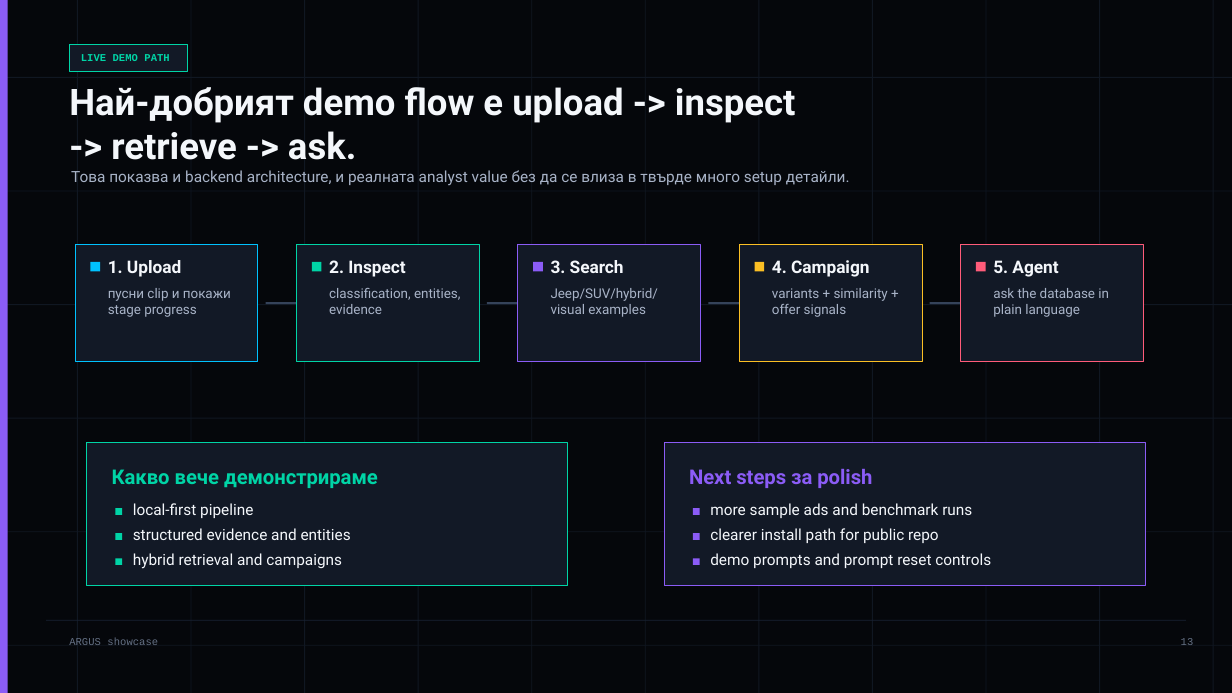
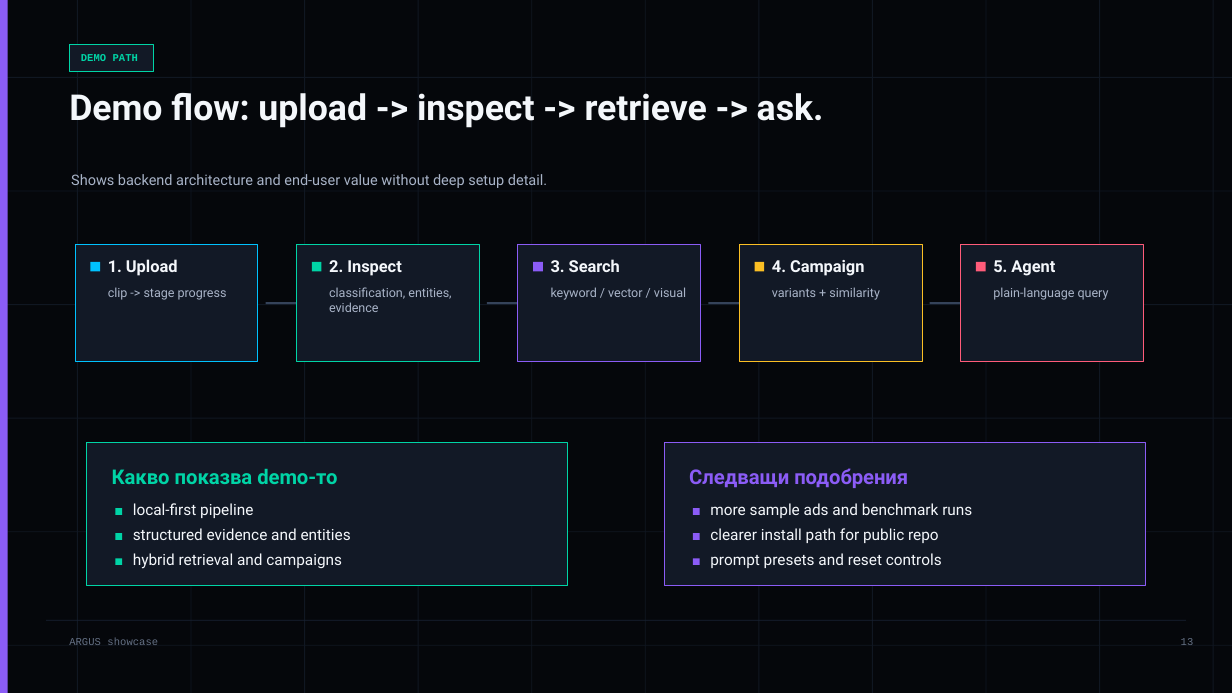
Before and after one commit to LordLoras/ARGUS_vlm, a slide deck: slide 13 of output/argus-showcase-bg.pptx. Drawn at 1232x693 pixels with LibreOffice and Linux fonts; fonts in the diff are those of the drawing. Boxes give left, top, right and bottom in pixels: in the first picture for what was removed or moved away, otherwise in the second. Text is boxed around its words. In the diff, an @@ line names an element or a change of style, - is before the commit and + after.

```diff
--- a/output/argus-showcase-bg.pptx
+++ b/output/argus-showcase-bg.pptx
@@ rectangle: place and size @@
-rectangle at (69,44,188,71)
+rectangle at (69,44,153,71)
@@ text at (81,54,138,61): text changed @@
-LIVE DEMO PATH
+DEMO PATH
@@ text at (69,93,824,128): text changed; size 28.5 to 27.8 pt @@
-Най-добрият demo flow е upload -> inspect -> retrieve -> ask.
+Demo flow: upload -> inspect -> retrieve -> ask.
@@ text at (71,174,547,188): text changed; size 12 to 11.2 pt @@
-Това показва и backend architecture, и реалната analyst value без да се влиза в твърде много setup детайли.
+Shows backend architecture and end-user value without deep setup detail.
@@ size 13.5 to 12.8 pt in 5 elements at (551,259,620,272), (993,260,1055,276), (108,259,178,276), (329,260,401,276), (772,260,864,276) @@
@@ text at (108,287,227,300): text changed; size 10.5 to 9.8 pt @@
-пусни clip и покажи stage progress
+clip -> stage progress
@@ text "classification, entities, evidence" at (329,287,451,312): size 10.5 to 9.8 pt @@
@@ text at (551,287,686,300): text changed; size 10.5 to 9.8 pt @@
-Jeep/SUV/hybrid/visual examples
+keyword / vector / visual
@@ text at (772,287,880,300): text changed; size 10.5 to 9.8 pt @@
-variants + similarity + offer signals
+variants + similarity
@@ text at (993,287,1109,300): text changed; size 10.5 to 9.8 pt @@
-ask the database in plain language
+plain-language query
@@ text at (112,469,337,484): text changed @@
-Какво вече демонстрираме
+Какво показва demo-то
@@ text at (689,468,908,488): text changed @@
-Next steps за polish
+Следващи подобрения
@@ text at (710,553,942,568): text changed @@
-demo prompts and prompt reset controls
+prompt presets and reset controls
```
Also in this commit, not shown: 12 other slides changed, 2 other files.
